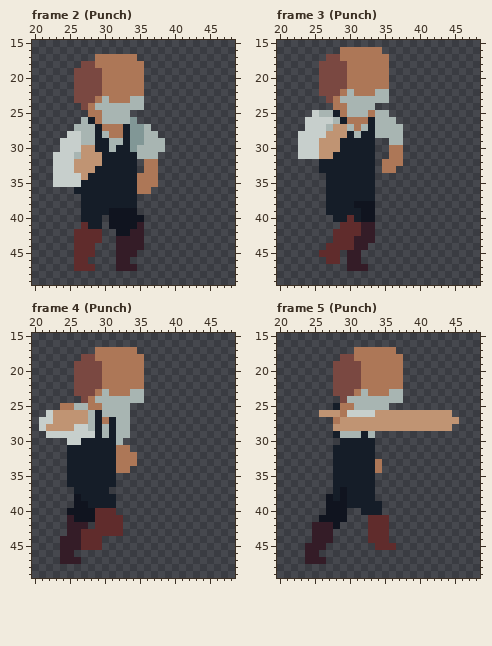
Two states of a pixel-art file, MagaraJam5/Assets/Sprites/Npc/Blacksmith/Blacksmith.aseprite. Above: the version before the commit.
64x64 pixels, 21 frames. Shown: frame 2 (Punch): x 20..48, y 15..49; frame 3 (Punch): x 20..48, y 15..49; frame 4 (Punch): x 20..48, y 15..49; frame 5 (Punch): x 20..48, y 15..49. The commit also changed other frames, which this record leaves out.
The result:
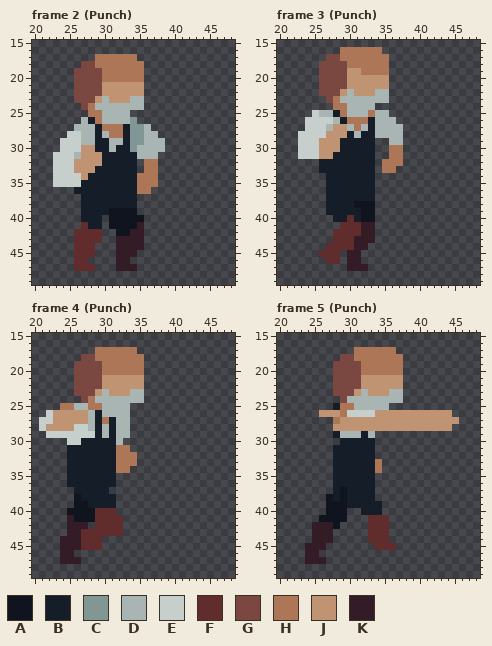
Palette (. is transparent): A #10141f  B #151d28  C #819796  D #a8b5b2  E #c7cfcc  F #602c2c  G #7a4841  H #ad7757  J #c09473  K #341c27
The edit:
Frame 2 (Punch), layer "Layer 8":
Colour H becomes colour J in rows 21 to 22 at x 30 to 35; in row 23 at x 29 and 31 to 33.
Frame 3 (Punch), layer "Layer 8":
Colour H becomes colour J in row 19 at x 30 to 31; in rows 20 to 21 at x 30 to 35; in row 22 at x 29 and 31 to 33.
Frame 4 (Punch), layer "Layer 8": the same change as frame 2 (Punch)
Frame 5 (Punch), layer "Layer 8":
Colour H becomes colour J in rows 21 to 22 at x 32 to 37; in row 23 at x 31 and 33 to 35.
